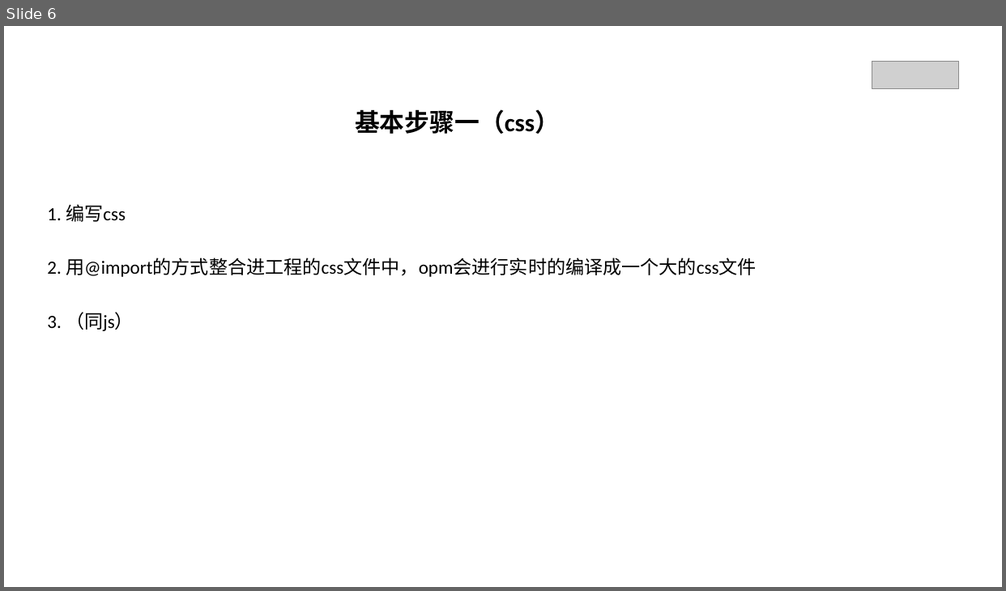
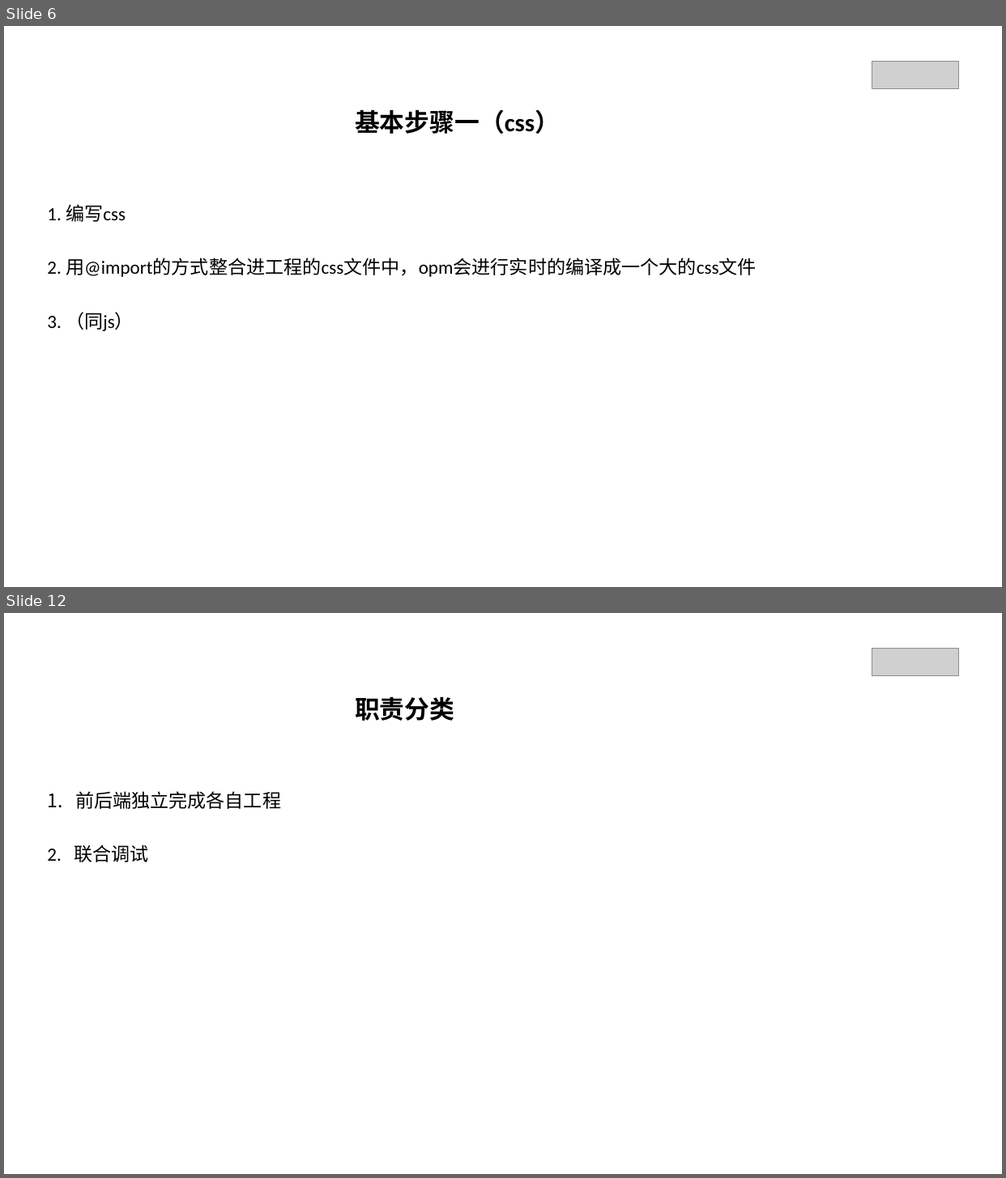
Before and after one commit to EchoFUN/RREN-FEdev, a slide deck: FE-dev-0.0.1.pptx. Shown one above the other, each under a label of ours: slide 6 before the commit, slides 6 and 12 after it; the slides between them are not shown. The pictures are 1006x591 and 1006x1178 pixels, drawn with LibreOffice and Linux fonts; fonts in the diff are those of the drawing; grey boxes stand for pictures. Boxes give left, top, right and bottom in pixels: in the first picture for what was removed or moved away, otherwise in the second. Text is boxed around its words. In the diff, an @@ line names an element or a change of style, - is before the commit and + after.

```diff
--- a/FE-dev-0.0.1.pptx
+++ b/FE-dev-0.0.1.pptx
@@ slide 12 added at bbox=[4, 613, 1002, 1174], background #FFFFFF @@
@@ picture added at bbox=[872, 648, 959, 677] @@
@@ text added at bbox=[355, 696, 454, 721], 24 pt, text #000000, bold @@
+职责分类
@@ text added at bbox=[75, 791, 281, 809], 18 pt, text #000000 @@
+1. 前后端独立完成各自工程
@@ text added at bbox=[47, 845, 149, 862], 18 pt, text #000000 @@
+2. 联合调试
```
Also in this commit, not shown: 5 slides changed, 4 other slides added.
